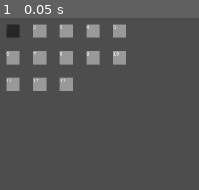
Above: before the commit, frame 1.
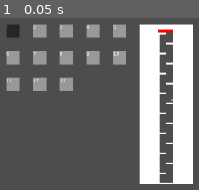
Above: after the commit, the same moment.

Repository: OSGH-web/balloon-movement-demo
Game: Godot game, scene res://scenes/level_select.tscn
Same seed, same stepped clock (60 frames per second), same inputs: the game is played once before the commit and once after it.
Inputs:
- Up to frame 1 (0.05 s): no input

The runs differ from the first frame. In frame 1, 20% of the frame differs, in the area x 69-97%, y 3-97%.

Commit message:
fix level base tilemap import

Diff:
--- a/scenes/level_base.tscn
+++ b/scenes/level_base.tscn
@@ -1,10 +1,11 @@
-[gd_scene load_steps=6 format=3 uid="uid://cxo2r1hb7u2ss"]
+[gd_scene load_steps=7 format=3 uid="uid://cxo2r1hb7u2ss"]
 
 [ext_resource type="Script" uid="uid://lkphrvhitvd" path="res://scripts/level_base.gd" id="1_1bvp3"]
 [ext_resource type="PackedScene" uid="uid://b7jfvkf4edbjp" path="res://scenes/player.tscn" id="2_0xm2m"]
 [ext_resource type="PackedScene" uid="uid://bnpihmeh3p65s" path="res://scenes/terrain.tscn" id="3_h2yge"]
 [ext_resource type="Script" uid="uid://df1fbghclur2h" path="res://scripts/terrain.gd" id="4_1bvp3"]
-[ext_resource type="TileSet" uid="uid://clmawpyff0gle" path="res://assets/tilesets/Caves_Forest.tres" id="4_8rhjg"]
+[ext_resource type="TileSet" uid="uid://clmawpyff0gle" path="res://assets/tilesets/Caves_Forest.tres" id="4_krm4r"]
+[ext_resource type="PackedScene" uid="uid://b3h1d6irllu2r" path="res://scenes/pause_menu.tscn" id="5_8rhjg"]
 
 [node name="LevelBase" type="Node2D"]
 process_mode = 1
Not shown: 1 places in scenes/level_base.tscn that only renumber resources
